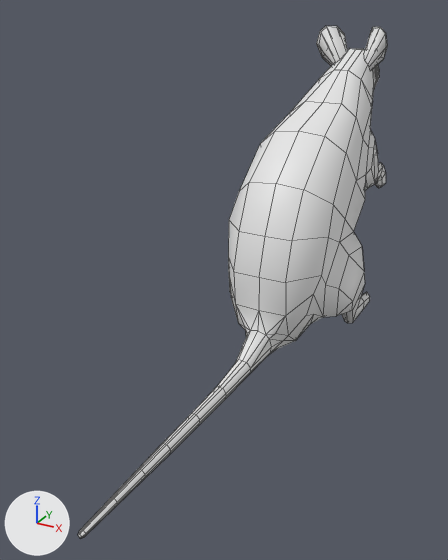
A saved change to the FBX model Grand Theft Fridge/Assets/Prefabs/FinalRat.fbx.
Camera for both pictures: a 50 mm lens placed at (2.2, -5.28, 2.68), pointed at (-0.22, -0.88, 0.49). Arrows for +X, +Y and +Z are at lower left; the lights stay in place. Mesh edges are drawn as thin lines. Materials are left out; every surface is plain grey.

The first picture shows 'Body'.
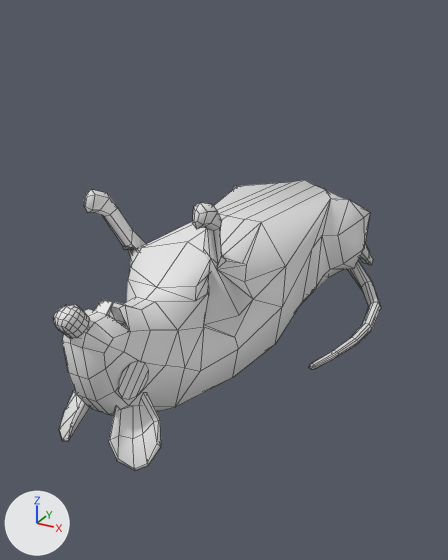
The newer file adds an action. The first version stands in its rest pose; the second is drawn at frame 111 of the action 'Armature|Armature|Armature|ArmatureAction.001'.

The edits, one by one:
Bone 'Spine.1' (bone_spine_1) moves from (0.0, 0.0, 0.0) to (0.0, 0.69, -1.0).
Bone 'Spine.1' (bone_spine_1) turns from (0, 0, 0) to (111, 0, 0) degrees about its own x, y and z.
Bone 'Tail.1' (bone_tail_1) turns from (0, 0, 0) to (0, -14, -52) degrees about its own x, y and z.
Bone 'Tail.2' (bone_tail_2) turns from (0, 0, 0) to (-45, 14, -41) degrees about its own x, y and z.
Bone 'Tail.3' (bone_tail_3) turns from (0, 0, 0) to (-9, 5, -23) degrees about its own x, y and z.
Bone 'Tail.4' (bone_tail_4) turns from (0, 0, 0) to (-17, 4, -13) degrees about its own x, y and z.
Bone 'Tail.5' (bone_tail_5) turns from (0, 0, 0) to (-8, 4, -9) degrees about its own x, y and z.
Bone 'Tail.6' (bone_tail_6) turns from (0, 0, 0) to (-3, -1, -6) degrees about its own x, y and z.
Bone 'Tail.7' (bone_tail_7) turns from (0, 0, 0) to (-3, -2, -2) degrees about its own x, y and z.
Bone 'CTRL_COG.001' (bone_ctrl_cog_001) moves from (0.0, 0.0, 0.0) to (0.24, 0.0, 0.0).
Bone 'CTRL_COG.001' (bone_ctrl_cog_001) turns from (0, 0, 0) to (0, 0, 7) degrees about its own x, y and z.
Bone 'CTRL_COG' (bone_ctrl_cog) moves from (0.0, 0.0, 0.0) to (0.0, 0.0, 0.7).
Bone 'CTRL_COG' (bone_ctrl_cog) turns from (0, 0, 0) to (118, 0, 0) degrees about its own x, y and z.
Bone 'Spine.3' (bone_spine_3) turns from (0, 0, 0) to (10, 0, 0) degrees about its own x, y and z.
Bone 'Spine.4' (bone_spine_4) turns from (0, 0, 0) to (22, 0, 0) degrees about its own x, y and z.
Bone 'Spine.5' (bone_spine_5) turns from (0, 0, 0) to (15, 0, 0) degrees about its own x, y and z.
Bone 'Spine.6' (bone_spine_6) turns from (0, 0, 0) to (-13, 0, 0) degrees about its own x, y and z.
Bone 'Spine.007' (bone_spine_007) turns from (0, 0, 0) to (-15, 0, 0) degrees about its own x, y and z.
Bone 'RightArm.1' (bone_rightarm_1) turns from (0, 0, 0) to (-15, -143, 21) degrees about its own x, y and z.
Bone 'RightArm.2' (bone_rightarm_2) turns from (0, 0, 0) to (-50, -18, -37) degrees about its own x, y and z.
Bone 'RightArm.3' (bone_rightarm_3) turns from (0, 0, 0) to (45, 0, -39) degrees about its own x, y and z.
Bone 'LeftArm.1' (bone_leftarm_1) turns from (0, 0, 0) to (-13, -158, 12) degrees about its own x, y and z.
Bone 'LeftArm.2' (bone_leftarm_2) turns from (0, 0, 0) to (-67, -1, -13) degrees about its own x, y and z.
Bone 'LeftArm.3' (bone_leftarm_3) turns from (0, 0, 0) to (47, -23, -25) degrees about its own x, y and z.
Bone 'LeftLeg.1' (bone_leftleg_1) turns from (0, 0, 0) to (-65, 22, -17) degrees about its own x, y and z.
Bone 'LeftLeg.2' (bone_leftleg_2) turns from (0, 0, 0) to (-17, -3, -20) degrees about its own x, y and z.
Bone 'LeftLeg.3' (bone_leftleg_3) turns from (0, 0, 0) to (-52, -3, -12) degrees about its own x, y and z.
Bone 'RightLeg.1' (bone_rightleg_1) turns from (0, 0, 0) to (-66, -25, 19) degrees about its own x, y and z.
Bone 'RightLeg.2' (bone_rightleg_2) turns from (0, 0, 0) to (-26, 1, 6) degrees about its own x, y and z.
Bone 'RightLeg.3' (bone_rightleg_3) turns from (0, 0, 0) to (-45, -7, -24) degrees about its own x, y and z.

What differs and where, as boxes (x1, y1, x2, y2) in the pictures (448 x 560 px):
'Body', posed (43% shorter)
    before: (78, 26, 387, 539)
    after: (54, 180, 381, 471)
bone 'Spine.1', root to tip
    before: (265, 332) to (265, 331)
    after: (309, 236) to (308, 237)
bone 'Tail.1', root to tip
    before: (265, 332) to (242, 367)
    after: (309, 236) to (348, 259)
bone 'Tail.2', root to tip
    before: (242, 367) to (219, 393)
    after: (348, 259) to (367, 286)
bone 'Tail.3', root to tip
    before: (219, 393) to (193, 419)
    after: (367, 286) to (374, 307)
bone 'Tail.4', root to tip
    before: (193, 419) to (164, 448)
    after: (374, 307) to (366, 328)
bone 'Tail.5', root to tip
    before: (164, 448) to (140, 473)
    after: (366, 328) to (353, 342)
bone 'Tail.6', root to tip
    before: (140, 473) to (112, 501)
    after: (353, 342) to (334, 354)
bone 'Tail.7', root to tip
    before: (112, 501) to (82, 532)
    after: (334, 354) to (312, 366)
bone 'CTRL_COG.001', root to tip
    before: (281, 328) to (330, 277)
    after: (281, 306) to (330, 274)
bone 'CTRL_COG', root to tip
    before: (273, 241) to (266, 247)
    after: (274, 283) to (275, 295)
bone 'Spine.3', root to tip
    before: (273, 241) to (284, 197)
    after: (274, 283) to (254, 300)
bone 'Spine.4', root to tip
    before: (284, 197) to (302, 153)
    after: (254, 300) to (226, 325)
bone 'Spine.5', root to tip
    before: (302, 153) to (324, 121)
    after: (226, 325) to (189, 356)
bone 'Spine.6', root to tip
    before: (324, 121) to (337, 92)
    after: (189, 356) to (158, 383)
bone 'Spine.007', root to tip
    before: (336, 93) to (347, 78)
    after: (160, 381) to (134, 381)
bone 'RightArm.1', root to tip
    before: (352, 146) to (368, 180)
    after: (217, 323) to (215, 266)
bone 'RightArm.2', root to tip
    before: (368, 180) to (379, 168)
    after: (215, 266) to (214, 221)
bone 'RightArm.3', root to tip
    before: (379, 168) to (380, 184)
    after: (214, 221) to (198, 215)
bone 'LeftArm.1', root to tip
    before: (308, 142) to (304, 172)
    after: (161, 309) to (131, 251)
bone 'LeftArm.2', root to tip
    before: (304, 172) to (314, 161)
    after: (131, 251) to (109, 209)
bone 'LeftArm.3', root to tip
    before: (314, 161) to (313, 175)
    after: (109, 209) to (89, 200)
bone 'LeftLeg.1', root to tip
    before: (257, 252) to (259, 265)
    after: (250, 232) to (254, 205)
bone 'LeftLeg.2', root to tip
    before: (259, 265) to (264, 294)
    after: (254, 205) to (269, 229)
bone 'LeftLeg.3', root to tip
    before: (264, 294) to (276, 285)
    after: (269, 229) to (278, 238)
bone 'RightLeg.1', root to tip
    before: (319, 264) to (350, 283)
    after: (314, 244) to (356, 220)
bone 'RightLeg.2', root to tip
    before: (350, 283) to (350, 313)
    after: (356, 220) to (358, 244)
bone 'RightLeg.3', root to tip
    before: (350, 313) to (360, 303)
    after: (358, 244) to (365, 254)
